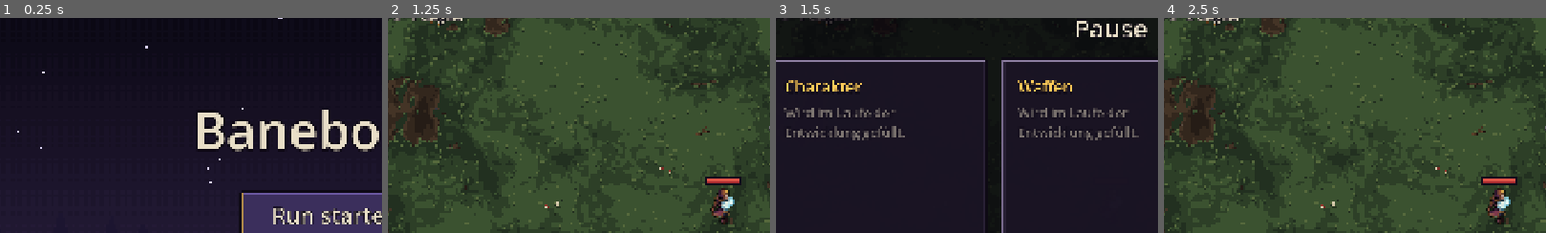
Above: before the commit, frames 1-4 (left to right).
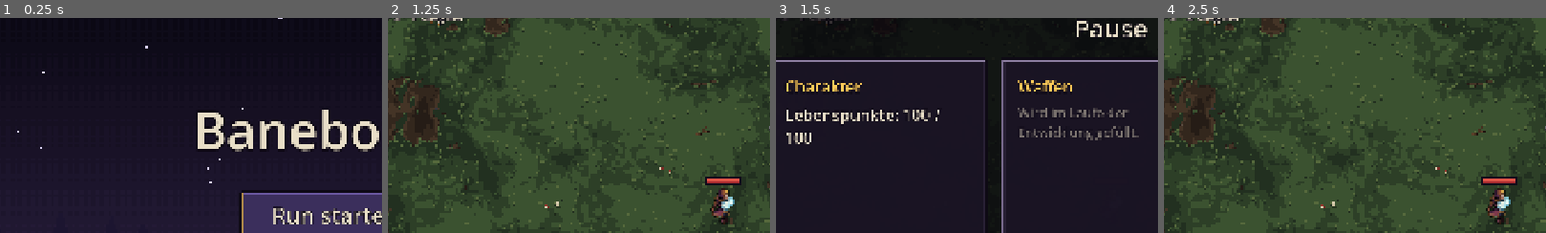
Above: after the commit, the same moments.

Repository: Slydee23/android-bullet-heaven
Game: Godot game, scene res://ui/main_menu.tscn
Same seed, same stepped clock (60 frames per second), same inputs: the game is played once before the commit and once after it.
Inputs (mouse positions are % of the whole screen's width and height, from its top left):
- Up to frame 1 (0.25 s): no input
- Up to frame 2 (1.25 s): click "Run starten" at 0.5 s
- Up to frame 3 (1.5 s): click (95, 8) at 1.25 s
- Up to frame 4 (2.5 s): click "Weiter" at 2 s
The pictures show only the part of the screen within x 6-56%, y 6-56%; the shares and areas given below are measured in that part.

Frames 1-2 are identical in both runs. In frame 3, 2.1% of the frame differs, in the area x 2-43%, y 41-59%; in frame 4, nothing differs.

Commit message:
M3d: HP in status screen, y-sorted enemies, hero hit and death animations
Co-Authored-By: Claude Sonnet 5.5 <noreply@anthropic.com>

Diff:
--- a/localization/translations.csv
+++ b/localization/translations.csv
@@ -28,6 +28,7 @@
 PAUSE_COLUMN_CHARACTER,Charakter
 PAUSE_COLUMN_WEAPONS,Waffen
 PAUSE_COLUMN_RUN,Ausrüstung & Run
+PAUSE_HP,Lebenspunkte: %d / %d
 PAUSE_COMING_SOON,Wird im Laufe der Entwicklung gefüllt.
 PAUSE_RESUME,Weiter
 PAUSE_ABANDON,Run aufgeben
--- a/scripts/enemy_manager.gd
+++ b/scripts/enemy_manager.gd
@@ -39,6 +39,9 @@
 var _grid_size := Vector2i.ONE
 var _cell_head := PackedInt32Array()
 var _cell_next := PackedInt32Array()
+## Sortierung nach Höhe: pro Pixelzeile der Arena eine Liste der Gegner, die dort stehen
+var _row_head := PackedInt32Array()
+var _row_next := PackedInt32Array()
 var _spawn_timer := 0.0
 var _time := 0.0
 
@@ -51,6 +54,7 @@
 	_flipped.resize(MAX_ENEMIES)
 	_attack_timers.resize(MAX_ENEMIES)
 	_cell_next.resize(MAX_ENEMIES)
+	_row_next.resize(MAX_ENEMIES)
 
 
 ## Bereich, den Gegner nicht verlassen (setzt die Run-Szene). Baut das Raster passend zur Arena.
@@ -58,6 +62,7 @@
 	_bounds = bounds
 	_grid_size = Vector2i((bounds.size / CELL_SIZE).ceil()) + Vector2i.ONE
 	_cell_head.resize(_grid_size.x * _grid_size.y)
+	_row_head.resize(int(ceilf(bounds.size.y)) + 1)
 
 
 func spawn(data: EnemyData, pos: Vector2) -> void:
@@ -182,17 +187,32 @@
 		_attack_timers[i] = data.attack_interval
 
 
+## Zeichnet von oben nach unten: Wer weiter unten steht (näher an der Kamera), verdeckt die dahinter.
+## Sortiert wird pro Pixelzeile (Bucket-Sort mit verketteten Listen), ohne neue Arrays.
 func _draw() -> void:
+	_row_head.fill(-1)
+	var last_row := _row_head.size() - 1
 	for i in count:
-		var data := _type_list[_types[i]]
-		var texture := data.walk_texture
-		var frame_size := Vector2(data.frame_width, texture.get_height())
-		var frames := maxi(1, int(texture.get_width() / float(data.frame_width)))
-		var frame := int((_time + _anim_offsets[i]) * data.animation_fps) % frames
-		var source := Rect2(Vector2(frame * data.frame_width, 0), frame_size)
-		var flip_scale := Vector2(-1.0 if _flipped[i] else 1.0, 1.0) * data.draw_scale
-		draw_set_transform(_positions[i], 0.0, flip_scale)
-		# Die Position sind die Füße: Das Bild steht unten bündig darauf
-		var frame_rect := Rect2(Vector2(-frame_size.x * 0.5, 1.0 - frame_size.y), frame_size)
-		draw_texture_rect_region(texture, frame_rect, source)
+		var row := clampi(int(_positions[i].y - _bounds.position.y), 0, last_row)
+		_row_next[i] = _row_head[row]
+		_row_head[row] = i
+	for row in _row_head.size():
+		var i := _row_head[row]
+		while i != -1:
+			_draw_enemy(i)
+			i = _row_next[i]
 	draw_set_transform(Vector2.ZERO)
+
+
+func _draw_enemy(i: int) -> void:
+	var data := _type_list[_types[i]]
+	var texture := data.walk_texture
+	var frame_size := Vector2(data.frame_width, texture.get_height())
+	var frames := maxi(1, int(texture.get_width() / float(data.frame_width)))
+	var frame := int((_time + _anim_offsets[i]) * data.animation_fps) % frames
+	var source := Rect2(Vector2(frame * data.frame_width, 0), frame_size)
+	var flip_scale := Vector2(-1.0 if _flipped[i] else 1.0, 1.0) * data.draw_scale
+	draw_set_transform(_positions[i], 0.0, flip_scale)
+	# Die Position sind die Füße: Das Bild steht unten bündig darauf
+	var frame_rect := Rect2(Vector2(-frame_size.x * 0.5, 1.0 - frame_size.y), frame_size)
+	draw_texture_rect_region(texture, frame_rect, source)
--- a/scripts/pause_menu.gd
+++ b/scripts/pause_menu.gd
@@ -1,3 +1,4 @@
+class_name PauseMenu
 extends Control
 ## Pause-/Statusbildschirm: hält das Spiel an, zeigt den Run-Status (ab M3) und führt zu Optionen oder zurück ins Hauptmenü.
 
@@ -6,9 +7,13 @@
 const PixelUI := preload("res://scripts/pixel_ui.gd")
 const OPTIONS_MENU := preload("res://ui/options_menu.tscn")
 
+## Held, dessen Werte angezeigt werden (setzt die Run-Szene vor dem Öffnen)
+var player: Player
+
 ## Zweites Antippen von „Run aufgeben“ bestätigt (schützt vor versehentlichem Aufgeben)
 var _abandon_armed := false
 
+@onready var hp_label: Label = %HpLabel
 @onready var resume_button: Button = %ResumeButton
 @onready var options_button: Button = %OptionsButton
 @onready var abandon_button: Button = %AbandonButton
@@ -17,6 +22,8 @@
 func _ready() -> void:
 	theme = PixelUI.make_theme()
 	get_tree().paused = true
+	if player:
+		hp_label.text = tr("PAUSE_HP") % [ceili(player.hp), roundi(player.max_hp)]
 	resume_button.pressed.connect(close)
 	options_button.pressed.connect(_on_options_pressed)
 	abandon_button.pressed.connect(_on_abandon_pressed)
--- a/scripts/player.gd
+++ b/scripts/player.gd
@@ -7,6 +7,8 @@
 signal died
 ## Ein Treffer hat gezählt (nicht bei Selbstschaden). Die Run-Szene löst damit Wackeln und Vibration aus.
 signal damaged(amount: float)
+## Die Tod-Animation ist durchgelaufen und der Held lag kurz da (danach kommt Game Over)
+signal death_animation_finished
 
 ## Breite eines Animationsframes im Spritesheet (Pixel)
 const FRAME_WIDTH := 32
@@ -18,9 +20,13 @@
 const HIT_FLASH_COLOR := Color(1.0, 0.35, 0.35)
 ## Selbstschaden tötet vorläufig nicht: So viele HP bleiben mindestens übrig (endgültig entschieden wird beim ersten Effekt)
 const SELF_DAMAGE_MIN_HP := 1.0
+## So lange bleibt der Held nach der Tod-Animation noch liegen, bevor Game Over erscheint (Sekunden)
+const DEATH_LINGER := 0.6
 
 const IDLE_TEXTURE := preload("res://assets/sprites/characters/hero_idle.png")
 const RUN_TEXTURE := preload("res://assets/sprites/characters/hero_run.png")
+const HIT_TEXTURE := preload("res://assets/sprites/characters/hero_hit.png")
+const DEATH_TEXTURE := preload("res://assets/sprites/characters/hero_death.png")
 
 ## Laufgeschwindigkeit in Welt-Pixeln pro Sekunde
 @export var speed := 120.0
@@ -44,6 +50,11 @@
 var _animation_time := 0.0
 var _invulnerable_left := 0.0
 var _hit_flash_left := 0.0
+## Restzeit der Treffer-Animation (läuft einmal durch, der Held kann dabei weiterlaufen)
+var _hit_anim_left := 0.0
+var _dead := false
+## Restzeit bis death_animation_finished
+var _death_left := 0.0
 
 @onready var sprite: Sprite2D = $Sprite2D
 @onready var health_bar: TextureProgressBar = $HealthBar
@@ -69,8 +80,21 @@
 	_set_hp(maxf(hp - amount, 0.0))
 	damaged.emit(amount)
 	if hp <= 0.0:
-		died.emit()
+		_die()
+	else:
+		_hit_anim_left = _frame_count(HIT_TEXTURE) / ANIMATION_FPS
+		_current_texture = null  # Animation von vorn beginnen, auch bei kurz aufeinanderfolgenden Treffern
 	return true
+
+
+func _die() -> void:
+	_dead = true
+	_death_left = _frame_count(DEATH_TEXTURE) / ANIMATION_FPS + DEATH_LINGER
+	_current_texture = null
+	# Nach dem Tod kein Blinken und kein Rot-Blitz mehr, der Held bleibt voll sichtbar liegen
+	sprite.modulate = Color.WHITE
+	sprite.visible = true
+	died.emit()
 
 
 ## Selbstschaden (z. B. durch Boni): Wirkt auch während der I-Frames und löst selbst keine aus.
@@ -98,6 +122,13 @@
 
 
 func _process(delta: float) -> void:
+	if _dead:
+		_animate(delta, false)
+		if _death_left > 0.0:
+			_death_left -= delta
+			if _death_left <= 0.0:
+				death_animation_finished.emit()
+		return
 	_update_hit_feedback(delta)
 	var direction := _read_input()
 	position += direction * speed * delta
@@ -110,6 +141,7 @@
 
 func _update_hit_feedback(delta: float) -> void:
 	_hit_flash_left = maxf(_hit_flash_left - delta, 0.0)
+	_hit_anim_left = maxf(_hit_anim_left - delta, 0.0)
 	_invulnerable_left = maxf(_invulnerable_left - delta, 0.0)
 	sprite.modulate = HIT_FLASH_COLOR if _hit_flash_left > 0.0 else Color.WHITE
 	sprite.visible = _invulnerable_left <= 0.0 or int(_invulnerable_left / BLINK_INTERVAL) % 2 == 0
@@ -130,14 +162,27 @@
 	return direction.normalized()
 
 
+## Frame-Anzahl ergibt sich aus der Bildbreite, so passen auch Alpha-Assets mit mehr Frames
+func _frame_count(texture: Texture2D) -> int:
+	return maxi(1, int(texture.get_width() / float(FRAME_WIDTH)))
+
+
 func _animate(delta: float, moving: bool) -> void:
+	# Tod und Treffer laufen einmal durch (der letzte Frame bleibt stehen), Laufen und Stehen wiederholen sich
+	var loop := true
 	var texture: Texture2D = RUN_TEXTURE if moving else IDLE_TEXTURE
+	if _dead:
+		texture = DEATH_TEXTURE
+		loop = false
+	elif _hit_anim_left > 0.0:
+		texture = HIT_TEXTURE
+		loop = false
 	if texture != _current_texture:
-		# Frame-Anzahl ergibt sich aus der Bildbreite, so passen auch Alpha-Assets mit mehr Frames
 		_current_texture = texture
 		sprite.frame = 0
 		sprite.texture = texture
-		sprite.hframes = maxi(1, int(texture.get_width() / float(FRAME_WIDTH)))
+		sprite.hframes = _frame_count(texture)
 		_animation_time = 0.0
 	_animation_time += delta
-	sprite.frame = int(_animation_time * ANIMATION_FPS) % sprite.hframes
+	var index := int(_animation_time * ANIMATION_FPS)
+	sprite.frame = index % sprite.hframes if loop else mini(index, sprite.hframes - 1)
--- a/scripts/run.gd
+++ b/scripts/run.gd
@@ -44,7 +44,9 @@
 
 var _pause_menu: Control
 var _debug_menu: DebugMenu
+## Der Held ist gestorben (sperrt die Pause), auch schon während der Tod-Animation
 var _game_over := false
+var _game_over_menu: Control
 var _fps_timer := 0.0
 
 @onready var ground: TileMapLayer = $Ground
@@ -75,6 +77,7 @@
 	player.position = walkable.get_center()
 	player.joystick = joystick
 	player.died.connect(_on_player_died)
+	player.death_animation_finished.connect(_on_death_animation_finished)
 	player.damaged.connect(_on_player_damaged)
 
 	enemy_manager.set_bounds(player.bounds)
@@ -125,15 +128,27 @@
 func open_pause_menu() -> void:
 	if _pause_menu or _game_over:
 		return
-	_pause_menu = PAUSE_MENU.instantiate()
+	var menu: PauseMenu = PAUSE_MENU.instantiate()
+	menu.player = player
+	_pause_menu = menu
 	_pause_menu.tree_exited.connect(_on_pause_menu_closed)
 	hud.add_child(_pause_menu)
 
 
+## Der Held stirbt: Gegner frieren ein, der Held spielt seine Tod-Animation, und erst danach erscheint Game Over.
 func _on_player_died() -> void:
 	_game_over = true
-	# Das Pausemenü kann hier nicht offen sein: Bei Pause greift niemand an
-	hud.add_child(GAME_OVER_MENU.instantiate())
+	enemy_manager.process_mode = Node.PROCESS_MODE_DISABLED
+	joystick.visible = false
+	# Das Pausemenü kann hier nicht offen sein: Bei Pause greift niemand an.
+	# Das Debug-Menü (Spiel läuft weiter) würde dagegen nur stören.
+	if _debug_menu:
+		_debug_menu.queue_free()
+
+
+func _on_death_animation_finished() -> void:
+	_game_over_menu = GAME_OVER_MENU.instantiate()
+	hud.add_child(_game_over_menu)
 
 
 ## Treffer-Feedback: Bild wackeln und Handy vibrieren lassen, je nach Optionen. Große Treffer wirken stärker.
@@ -167,12 +182,12 @@
 	_update_pause()
 
 
-## Das Spiel steht bei Game Over, solange die Pause offen ist oder das Debug-Menü offen ist und nicht weiterlaufen soll.
+## Das Spiel steht, sobald das Game-Over-Fenster offen ist, solange die Pause offen ist oder das Debug-Menü offen ist und nicht weiterlaufen soll.
 func _update_pause() -> void:
 	# Beim Verlassen des Runs schließen sich die Menüs mit, dann gibt es hier nichts mehr zu steuern
 	if not is_inside_tree():
 		return
-	get_tree().paused = _game_over or _pause_menu != null or (_debug_menu != null and not Settings.debug_keep_running)
+	get_tree().paused = _game_over_menu != null or _pause_menu != null or (_debug_menu != null and not Settings.debug_keep_running)
 
 
 func _on_settings_changed() -> void:
--- /dev/null
+++ b/tools/gen_hero_placeholders.gd
@@ -0,0 +1,71 @@
+extends SceneTree
+## Erzeugt Platzhalter für die Treffer- und Tod-Animation des Helden aus dem ersten Frame von hero_idle.png.
+## Aufruf (im Projektordner): Godot --headless --path . -s tools/gen_hero_placeholders.gd
+## Die Dateien lassen sich jederzeit durch echte Animationen überschreiben (gleicher Name, beliebig viele Frames).
+const FRAME := 32
+const SOURCE := "res://assets/sprites/characters/hero_idle.png"
+const OUT := "res://assets/sprites/characters/"
+const HIT_FRAMES := 2
+const DEATH_FRAMES := 6
+## Drehpunkt (die Füße) im Frame
+const FEET := Vector2(16.0, 31.0)
+## Am Ende liegt der Held links vom Fußpunkt, deshalb wandert der Drehpunkt nach rechts und etwas nach oben
+const LYING_PIVOT := Vector2(25.0, 27.0)
+
+
+func _init() -> void:
+	var source := Image.load_from_file(SOURCE)
+	source.convert(Image.FORMAT_RGBA8)
+	var base := source.get_region(Rect2i(0, 0, FRAME, FRAME))
+	_make_hit(base).save_png(OUT + "hero_hit.png")
+	_make_death(base).save_png(OUT + "hero_death.png")
+	print("ok")
+	quit()
+
+
+## Frame 1: nach hinten gestaucht und hell aufblitzend, Frame 2: schon wieder fast normal
+func _make_hit(base: Image) -> Image:
+	var sheet := Image.create_empty(FRAME * HIT_FRAMES, FRAME, false, Image.FORMAT_RGBA8)
+	for f in HIT_FRAMES:
+		var shift := -2 + f
+		var tint := 0.3 if f == 0 else 0.1
+		var frame := Image.create_empty(FRAME, FRAME, false, Image.FORMAT_RGBA8)
+		for y in FRAME:
+			# Oberkörper kippt leicht nach hinten, die Füße bleiben stehen
+			var lean := int(round(shift * (1.0 - y / float(FRAME - 1))))
+			for x in FRAME:
+				var sx := x - lean
+				if sx < 0 or sx >= FRAME:
+					continue
+				var c := base.get_pixel(sx, y)
+				if c.a > 0.0:
+					frame.set_pixel(x, y, Color(c.r, c.g, c.b, c.a).lerp(Color(1, 1, 1, c.a), tint))
+		sheet.blit_rect(frame, Rect2i(0, 0, FRAME, FRAME), Vector2i(f * FRAME, 0))
+	return sheet
+
+
+## Kippt Schritt für Schritt nach hinten (links) um und bleibt liegen, die letzten Frames werden dunkler
+func _make_death(base: Image) -> Image:
+	var sheet := Image.create_empty(FRAME * DEATH_FRAMES, FRAME, false, Image.FORMAT_RGBA8)
+	for f in DEATH_FRAMES:
+		var t := f / float(DEATH_FRAMES - 1)
+		# Schnell weg vom Stehen, am Ende sanft aufkommen
+		var fall := 1.0 - pow(1.0 - t, 2.0)
+		var angle := -deg_to_rad(90.0) * fall
+		var pivot := FEET.lerp(LYING_PIVOT, fall)
+		var dim := lerpf(1.0, 0.6, t)
+		var frame := Image.create_empty(FRAME, FRAME, false, Image.FORMAT_RGBA8)
+		for y in FRAME:
+			for x in FRAME:
+				# Rückwärts: Welches Pixel des stehenden Helden landet an dieser Stelle?
+				var d := Vector2(x + 0.5, y + 0.5) - pivot
+				var src := d.rotated(-angle) + FEET
+				var sx := int(floor(src.x))
+				var sy := int(floor(src.y))
+				if sx < 0 or sx >= FRAME or sy < 0 or sy >= FRAME:
+					continue
+				var c := base.get_pixel(sx, sy)
+				if c.a > 0.0:
+					frame.set_pixel(x, y, Color(c.r * dim, c.g * dim, c.b * dim, c.a))
+		sheet.blit_rect(frame, Rect2i(0, 0, FRAME, FRAME), Vector2i(f * FRAME, 0))
+	return sheet
--- a/ui/pause_menu.tscn
+++ b/ui/pause_menu.tscn
@@ -62,10 +62,11 @@
 theme_override_font_sizes/font_size = 40
 text = "PAUSE_COLUMN_CHARACTER"
 
-[node name="Placeholder" type="Label" parent="Margin/Layout/Columns/CharacterColumn/Content"]
-modulate = Color(1, 1, 1, 0.5)
+[node name="HpLabel" type="Label" parent="Margin/Layout/Columns/CharacterColumn/Content"]
+unique_name_in_owner = true
 layout_mode = 2
-text = "PAUSE_COMING_SOON"
+theme_override_font_sizes/font_size = 40
+text = "PAUSE_HP"
 autowrap_mode = 3
 
 [node name="WeaponsColumn" type="PanelContainer" parent="Margin/Layout/Columns"]
Binary file added: assets/sprites/characters/hero_death.png
Binary file added: assets/sprites/characters/hero_hit.png
Binary file changed: localization/translations.de.translation
Not shown, changed: PLAN.md
